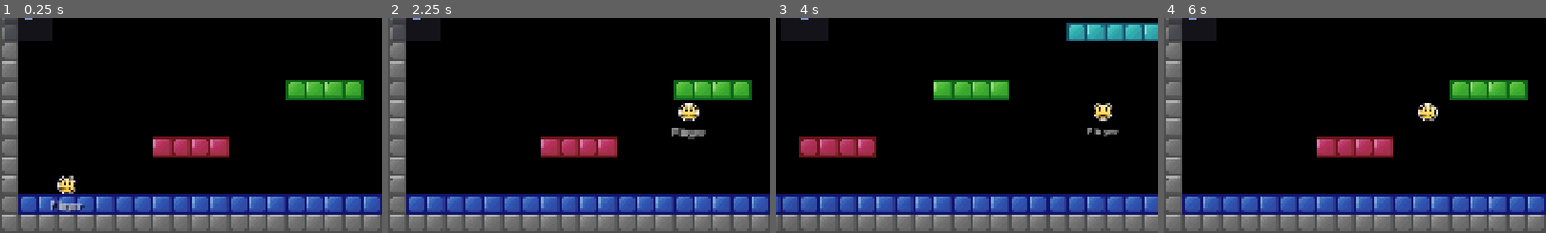
Above: before the commit, frames 1-4 (left to right).
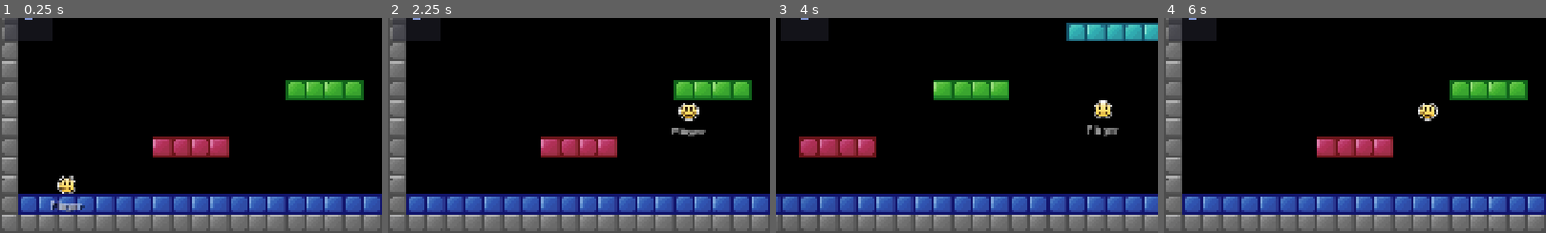
Above: after the commit, the same moments.

Repository: Wmoook/ee2
Game: Godot game, scene res://scenes/world/game.tscn
Two runs of this game, one before a commit and one after it. Both use one fixed random seed, a clock stepped at 60 frames per second and the inputs below.
Inputs (mouse positions are % of the whole screen's width and height, from its top left):
- Up to frame 1 (0.25 s): no input
- Up to frame 2 (2.25 s): tap Enter at 0.5 s; move the mouse to (72, 45) at 0.52 s; hold D (move_right) 0.53-1.25 s; hold Mouse wheel up (block_next) 0.53-1.25 s; click (72, 45) at 0.67 s; tap Space (jump) at 0.77, 2 s; drag from (30, 55) to (45, 70) at 1.27 s; move the mouse to (60, 28) at 2.02 s; press the mouse at (60, 28) at 2.03 s; hold D (move_right) from 2.03 s (still down)
- Up to frame 3 (4 s): release D (move_right) at 2.75 s; release the mouse at (60, 28) at 2.75 s; drag from (45, 70) to (20, 35) at 2.77 s; move the mouse to (80, 65) at 3.52 s; hold A (move_left) from 3.53 s (still down); hold Ctrl from 3.53 s (still down); tap Space (jump) at 3.77 s
- Up to frame 4 (6 s): release A (move_left) at 4.25 s; release Ctrl at 4.25 s; drag from (20, 35) to (35, 25) at 4.27 s; tap Enter at 5 s; move the mouse to (55, 50) at 5.02 s; hold S 5.03-5.75 s; tap N at 5.1 s; click (55, 50) at 5.17 s; tap Space (jump) at 5.75 s; drag from (35, 25) to (30, 55) at 5.77 s
The pictures show only the part of the screen within x 0-50%, y 50-100%; the shares and areas given below are measured in that part.

Frame 1 is identical in both runs. In frame 2, 0.4% of the frame differs, in the area x 74-84%, y 39-57%; in frame 3, 0.4%; in frame 4, 0.3%.

Commit message:
Snap Y to pixel on grid tile landing (fixes 1px visual clipping)

Diff:
--- a/scripts/player/ee_physics.gd
+++ b/scripts/player/ee_physics.gd
@@ -219,7 +219,11 @@
 	# 7. Step position
 	var _pre_step_x: float = x
 	var _pre_step_y: float = y
+	var _pre_step_sy: float = _speedY
 	_step_position()
+	# If landed on grid tile (speedY was positive, now zero), snap Y to pixel
+	if _pre_step_sy > 0.1 and _speedY == 0 and _check_grounded():
+		y = floor(y)
 
 	# 7.15 Polyline collision — also check pre-step position for tunneling
 	if not is_god_mode and WorldManager.polylines.size() > 0:
